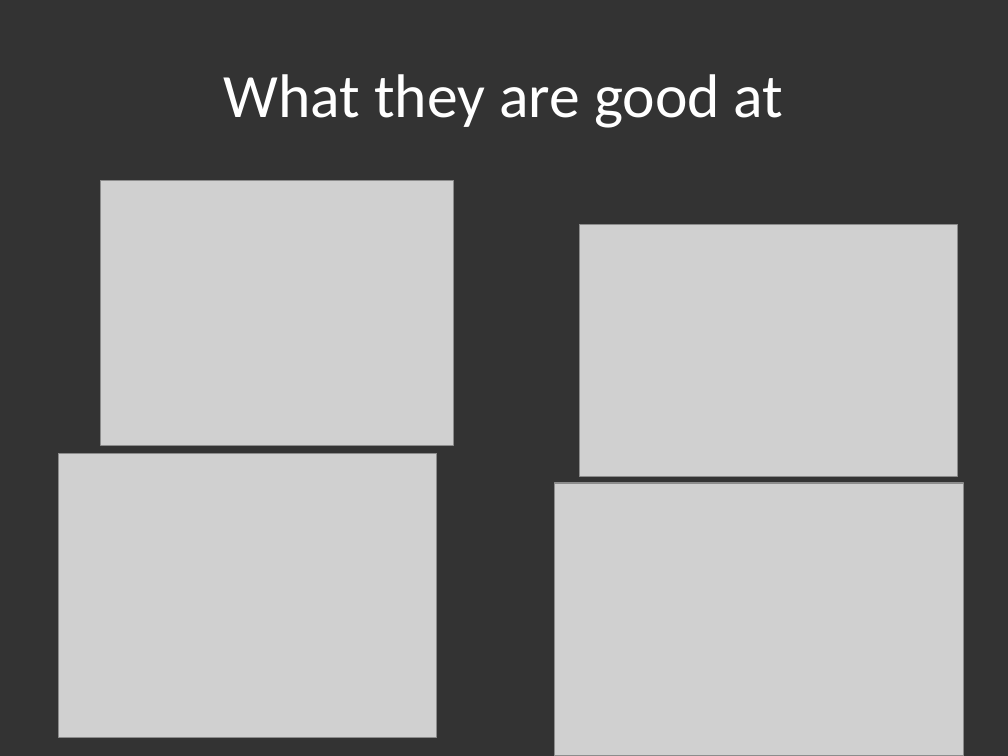
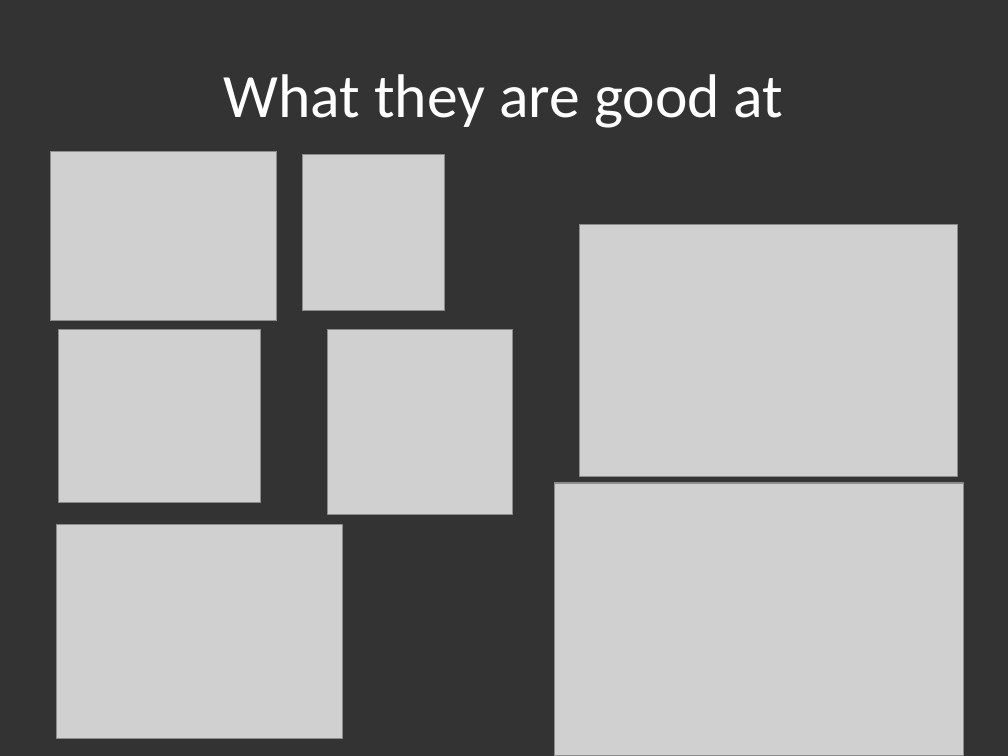
Before and after one commit to hlfshell/introduction-to-3d-printing-functional-design, a slide deck: slide 4 of An Introduction to Functional 3d Printer Design.pptx. Drawn at 1008x756 pixels with LibreOffice and Linux fonts; fonts in the diff are those of the drawing; grey boxes stand for pictures. Boxes give left, top, right and bottom in pixels: in the first picture for what was removed or moved away, otherwise in the second. Text is boxed around its words. In the diff, an @@ line names an element or a change of style, - is before the commit and + after.

Commit message:
fix: Added more photos.

```diff
--- a/An Introduction to Functional 3d Printer Design.pptx
+++ b/An Introduction to Functional 3d Printer Design.pptx
@@ picture: place and size @@
-picture at [101, 180, 454, 445]
+picture at [50, 151, 277, 321]
@@ picture added at [302, 155, 445, 311] @@
@@ picture added at [58, 330, 260, 503] @@
@@ picture added at [328, 330, 513, 515] @@
@@ picture: place and size @@
-picture at [58, 454, 436, 737]
+picture at [56, 524, 342, 738]
```
Also in this commit, not shown: 1 other slide changed.
